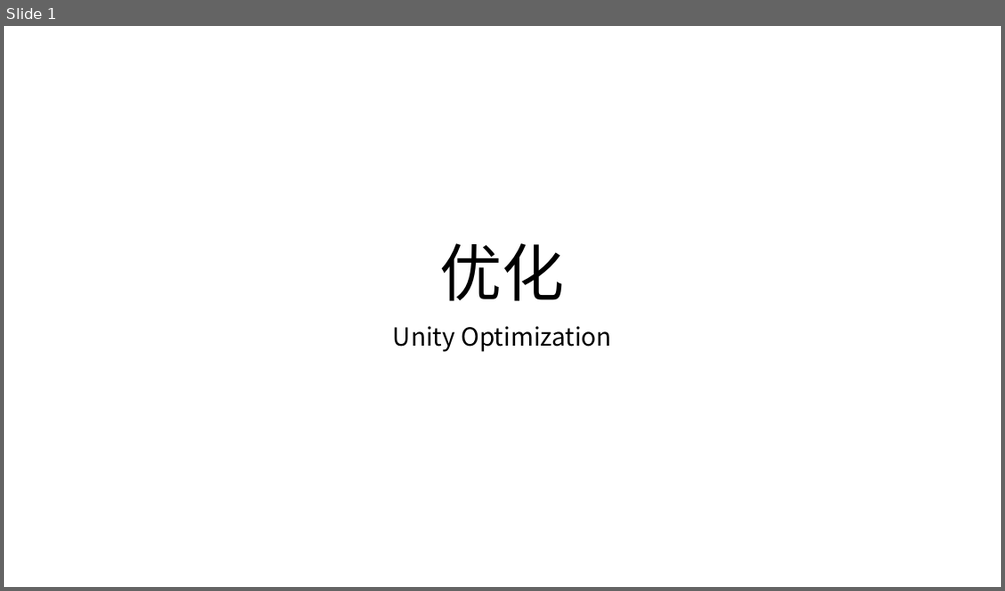
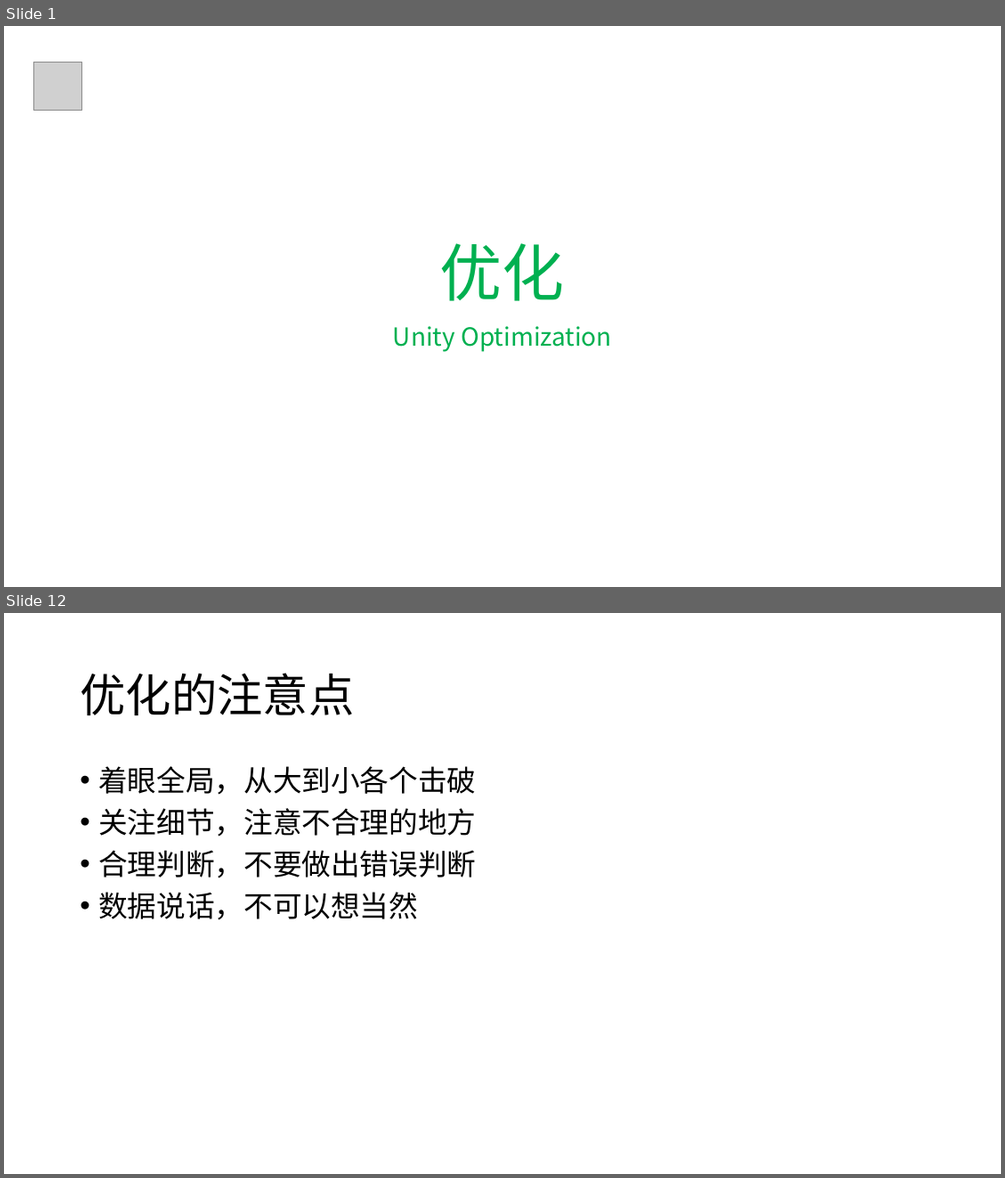
Before and after one commit to llyao/NoteOfGameDevelop, a slide deck: 优化.pptx. Shown one above the other, each under a label of ours: slide 1 before the commit, slides 1 and 12 after it; the slides between them are not shown. The pictures are 1005x591 and 1005x1178 pixels, drawn with LibreOffice and Linux fonts; fonts in the diff are those of the drawing; grey boxes stand for pictures; background and template pictures are left out. Boxes give left, top, right and bottom in pixels: in the first picture for what was removed or moved away, otherwise in the second. Text is boxed around its words. In the diff, an @@ line names an element or a change of style, - is before the commit and + after.

```diff
--- a/优化.pptx
+++ b/优化.pptx
@@ slide 12 added at (4,613,1001,1174), background #FFFFFF @@
@@ title added at (80,673,354,715), 44 pt, text #000000 @@
+优化的注意点
@@ text added at (98,766,476,920), 28 pt, text #000000 @@
+• 着眼全局，从大到小各个击破
+• 关注细节，注意不合理的地方
+• 合理判断，不要做出错误判断
+• 数据说话，不可以想当然
@@ slide 1 changed as well @@
@@ picture added at (33,62,81,111) @@
@@ title "优化" at (440,243,565,301): text colour #000000 to #00B050 @@
@@ subtitle "Unity Optimization" at (393,326,612,352): text colour #000000 to #00B050 @@
```
Also in this commit, not shown: 3 other slides changed, 8 other slides added.
